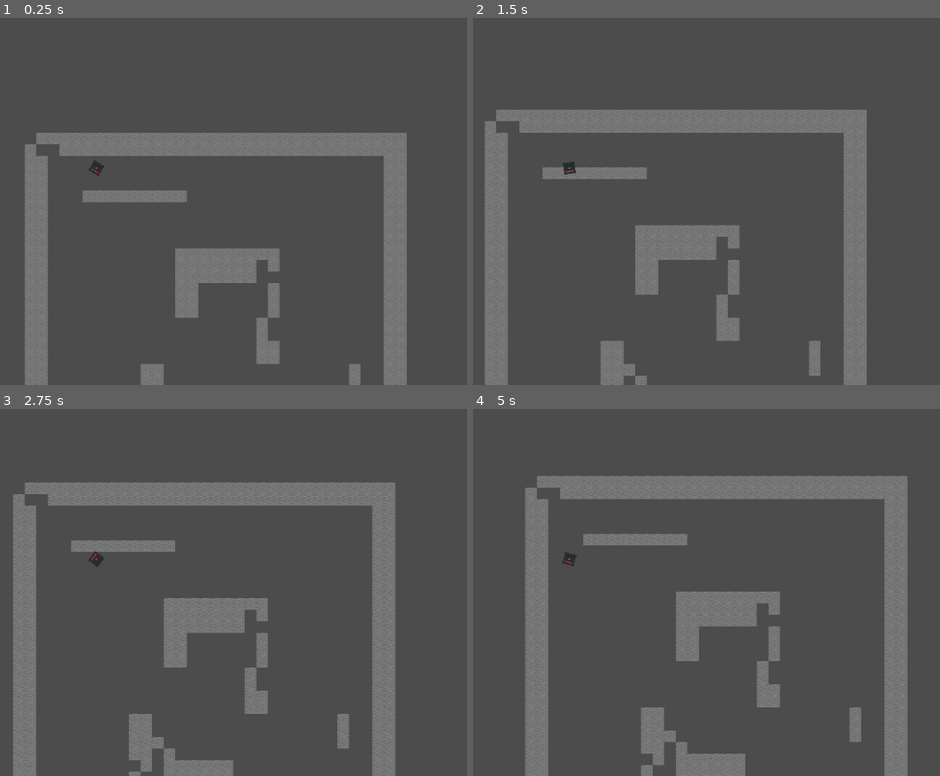
Above: before the commit, frames 1-4 (two rows, left to right).
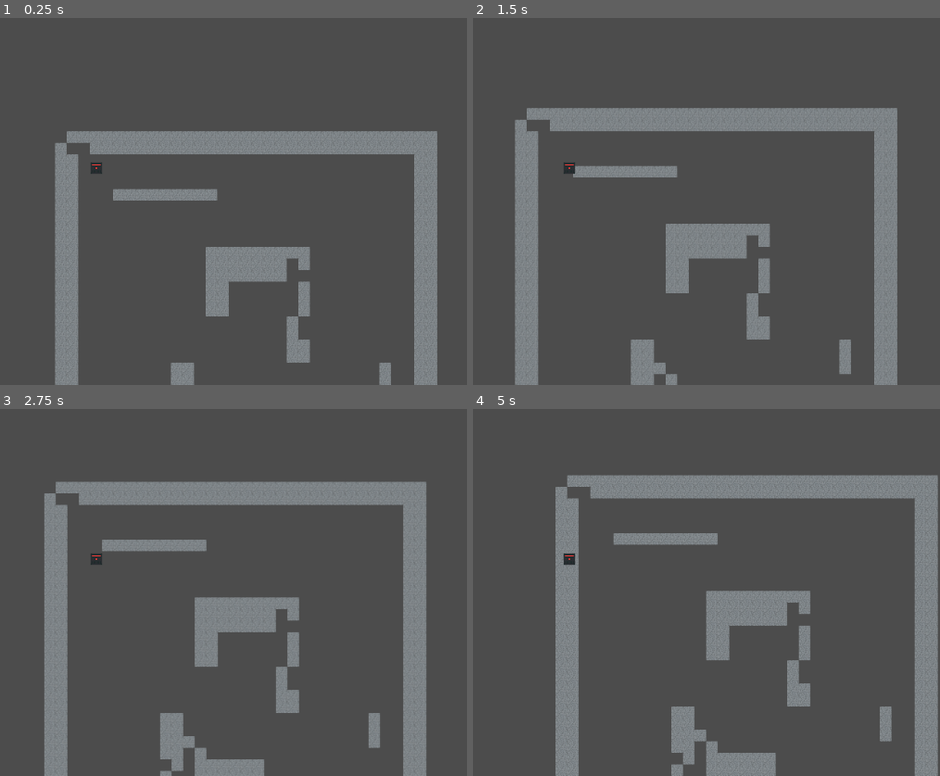
Above: after the commit, the same moments.

Repository: cloudrex/steak
Game: Godot game, scene res://colworld.tscn
Same seed, same stepped clock (60 frames per second), same inputs: the game is played once before the commit and once after it.
Inputs (mouse positions are in pixels of both pictures, inside the frame that each line leads up to):
- Up to frame 1 (0.25 s): no input
- Up to frame 2 (1.5 s): move the mouse to (734, 146) at 0.52 s; hold Right (move_right) 0.53-1.28 s; hold Down (move_bottom) 0.53-1.28 s; move the mouse to (outside the picture) at 1.27 s; hold Left (move_left) from 1.28 s (still down); tap Down (move_bottom) at 1.35 s
- Up to frame 3 (2.75 s): move the mouse to (172, 464) at 2.02 s; release Left (move_left) at 2.03 s; hold Right (move_right) from 2.03 s (still down); hold Down (move_bottom) from 2.03 s (still down)
- Up to frame 4 (5 s): move the mouse to (533, 647) at 2.77 s; release Right (move_right) at 2.78 s; release Down (move_bottom) at 2.78 s; hold Up (move_up) 2.78-3.53 s; tap Down (move_bottom) at 2.85, 4.35 s; move the mouse to (790, 625) at 3.52 s; hold Down (move_bottom) 3.53-4.28 s; hold Left (move_left) from 3.53 s (still down); move the mouse to (outside the picture) at 4.27 s

The runs differ from the first frame. In frame 1, 20% of the frame differs, in the area x 5-94%, y 30-100%; in frame 2, 22%; in frame 3, 23%; in frame 4, 24%, in the area x 11-100%, y 17-100%.

Commit message:
Add ore sprites

Diff:
--- a/colworld.tscn
+++ b/colworld.tscn
@@ -3,7 +3,7 @@
 [ext_resource path="res://test.tres" type="TileSet" id=1]
 [ext_resource path="res://player.tscn" type="PackedScene" id=2]
 
-[node name="colworld" type="Node2D"]
+[node name="World" type="Node2D"]
 
 [node name="TileMap" type="TileMap" parent="."]
 tile_set = ExtResource( 1 )
@@ -12,7 +12,7 @@
 tile_data = PoolIntArray( 1, 0, 0, 2, 0, 0, 3, 0, 0, 4, 0, 0, 5, 0, 0, 6, 0, 0, 7, 0, 0, 8, 0, 0, 9, 0, 0, 10, 0, 0, 11 …(4828 unchanged characters)…
 
 [node name="player" parent="." instance=ExtResource( 2 )]
-position = Vector2( 100, 50 )
+position = Vector2( 57.6555, 51.3416 )
 
 [node name="MovementTimer" type="Timer" parent="."]
 wait_time = 0.1
--- a/player.gd
+++ b/player.gd
@@ -26,15 +26,21 @@
 func setTarget(target):
 	if (velocity.x < target.x):
 		velocity.x = 1
+	elif (velocity.x > target.x):
+		velocity.x = -1
+	else:
+		velocity.x = 0
 
 	if (velocity.y < target.y):
 		velocity.y = 1
+	elif (velocity.y > target.y):
+		velocity.y = -1
+	else:
+		velocity.y = 0
 
-	if (velocity.x > target.x):
-		velocity.x = -1
-
-	if (velocity.y > target.y):
-		velocity.y = -1
+#func setOrientation(orientation):
+	#if (orientation == Orientation.UP):
+		#self.look_at(
 
 func orientTowardsMouse():
 	self.look_at(get_global_mouse_position())
@@ -50,6 +56,8 @@
 
 func _on_MovementTimer_timeout():
 	move()
-	orientTowardsMouse()
+	#orientTowardsMouse()
 	setTarget(get_global_mouse_position())
+	#setOrientation(Orientation.UP)
+
 	pass # Replace with function body.
Binary file added: copper.png
Not shown, added: copper.png.import
Binary file changed: stone.png
